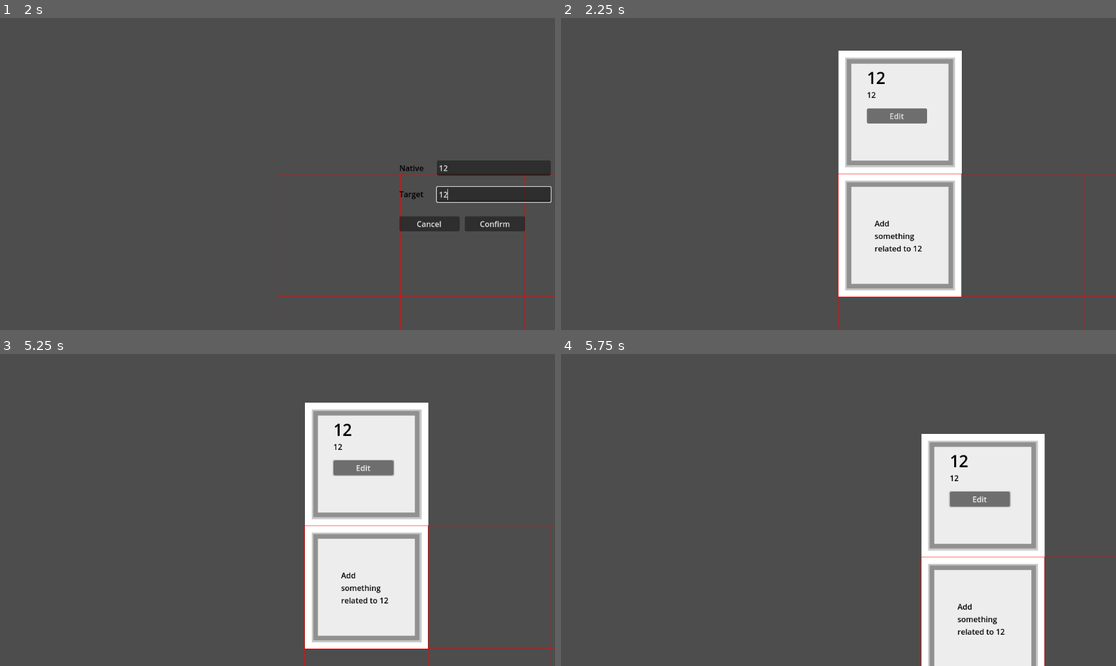
Above: before the commit, frames 1-4 (two rows, left to right).
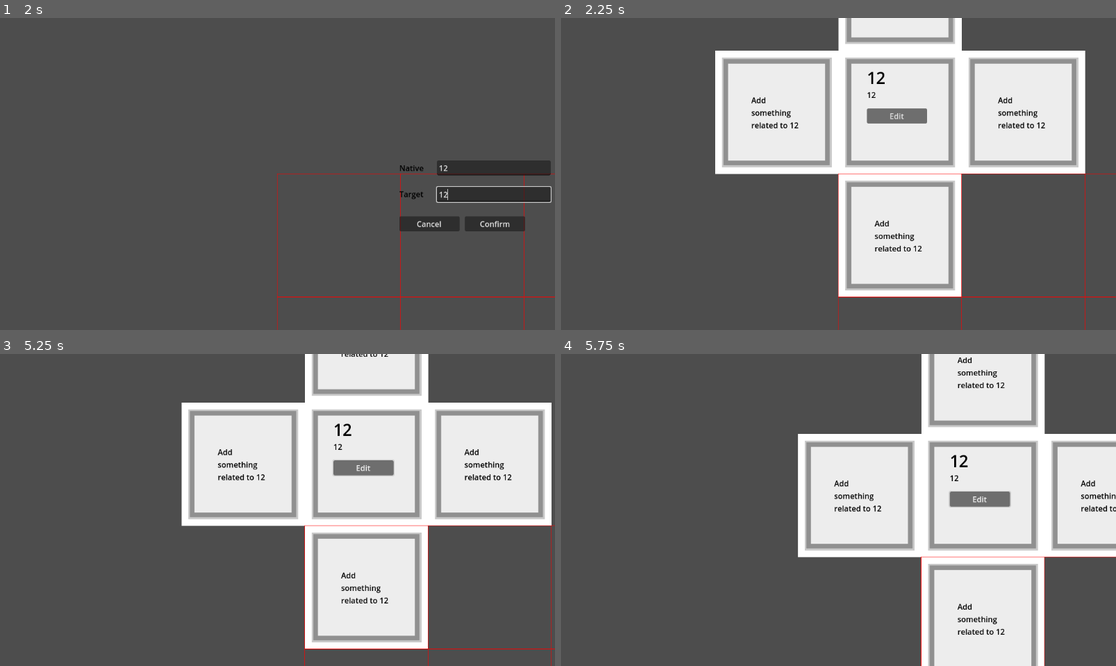
Above: after the commit, the same moments.

Repository: koljapluemer/vocab-city
Game: Godot game, scene res://scenes/main.tscn
The game is run twice, just before and just after one commit, with the same random seed, the same clock (stepped at 60 frames per second) and the same inputs.
Inputs (mouse positions are in pixels of both pictures, inside the frame that each line leads up to):
- Up to frame 1 (2 s): tap Enter at 0.5 s; move the mouse to (399, 158) at 0.52 s; right-click (399, 158) at 0.6 s; click (399, 158) at 0.67 s; click (493, 167) at 1.27 s; type "12" at 1.35 s; click (493, 195) at 1.5 s; type "12" at 1.58 s
- Up to frame 2 (2.25 s): click "Confirm" at 2 s
- Up to frame 3 (5.25 s): click "Edit" at 2.75 s; click "Edit" at 3.5 s; click "Edit" at 4.25 s; tap Space at 5 s; drag from (166, 525) to (249, 572) at 5.02 s
- Up to frame 4 (5.75 s): no input

Frame 1 is identical in both runs. In frame 2, 20% of the frame differs, in the area x 27-95%, y 0-51%; in frame 3, 21%, in the area x 32-100%, y 0-56%; in frame 4, 19%.

Commit message:
improve prompt generation

Diff:
--- a/scenes/grid.gd
+++ b/scenes/grid.gd
@@ -17,14 +17,14 @@
 var editModeActive = false
 var activeMapCoords
 
-
-
 # Grid Helper Functions
 
 func generate_grid():
 	for x in width:
 		for y in height:
-			grid[Vector2(x,y)] = {}
+			grid[Vector2(x,y)] = {
+				"state": "empty"
+			}
 			if show_debug:
 				var rect = ReferenceRect.new()
 				rect.position = grid_to_world(Vector2(x, y))
@@ -42,10 +42,8 @@
 	if grid.has(_pos):
 		if grid[_pos].has("state"):
 			return grid[_pos].state
-	return null
-
-func is_cell_free(_pos: Vector2):
-	return get_cell_state(_pos) == null || get_cell_state(_pos) == "empty"
+	return "empty"
+
 
 func edit_cell(pos, new_state, objects_to_add):
 	print("editing cell at", pos)
@@ -90,7 +88,7 @@
 	if (Input.is_action_just_pressed("mb_right")):
 		var pos = get_global_mouse_position()
 		var map_pos = world_to_grid(pos)
-		if !editModeActive && is_cell_free(map_pos):
+		if !editModeActive &&  get_cell_state(map_pos) == "empty":
 			editModeActive = true
 			open_dialog(pos.x, pos.y)
 		else:
@@ -164,12 +162,17 @@
 				prompt_string += word
 				i += 1
 			print("prompt string:", prompt_string)
-			if p in grid:
+
+			var generate_prompt_obj = false
+
+			if p not in grid:
+				grid[p] = {}
+				generate_prompt_obj = true
+			else:
+
 				var cell_content = grid[p]
-				print("cell content so far:", cell_content)
-				var generate_prompt_obj = false
 				# we want a new prompt cell if the cell is null
-				if !cell_content:
+				if get_cell_state(p) == "empty":
 					generate_prompt_obj = true
 				# also we want to overwrite shorter prompts
 				if "state" in cell_content:
@@ -179,15 +182,13 @@
 							delete_cell_at_grid_pos(p)
 							generate_prompt_obj = true
 
-
-				if generate_prompt_obj:
-					var prompt = prefabPromptCell.instantiate()
-					prompt.position = real_pos
-					var label = prompt.get_node("Label")
-					label.text = prompt_string
-					add_child(prompt)
-				else:
-					print("type of existing obj ", cell_content.state)
+			if generate_prompt_obj:
+				var prompt = prefabPromptCell.instantiate()
+				prompt.position = real_pos
+				var label = prompt.get_node("Label")
+				label.text = prompt_string
+				add_child(prompt)
+
 
 
 func analyze_neighbors(pos):
